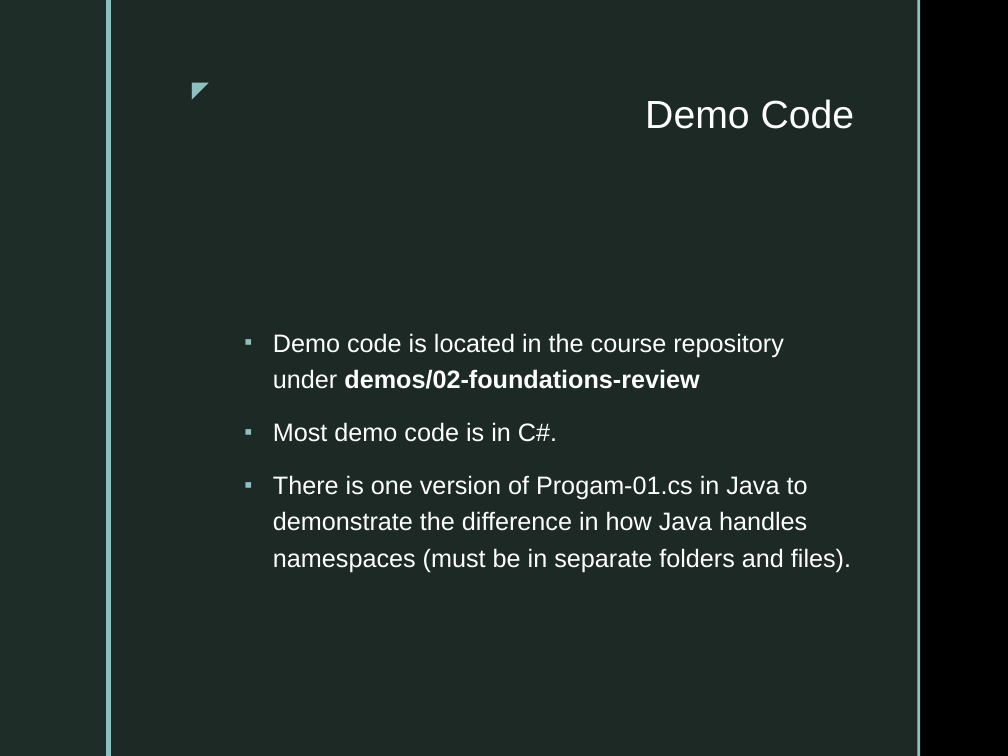
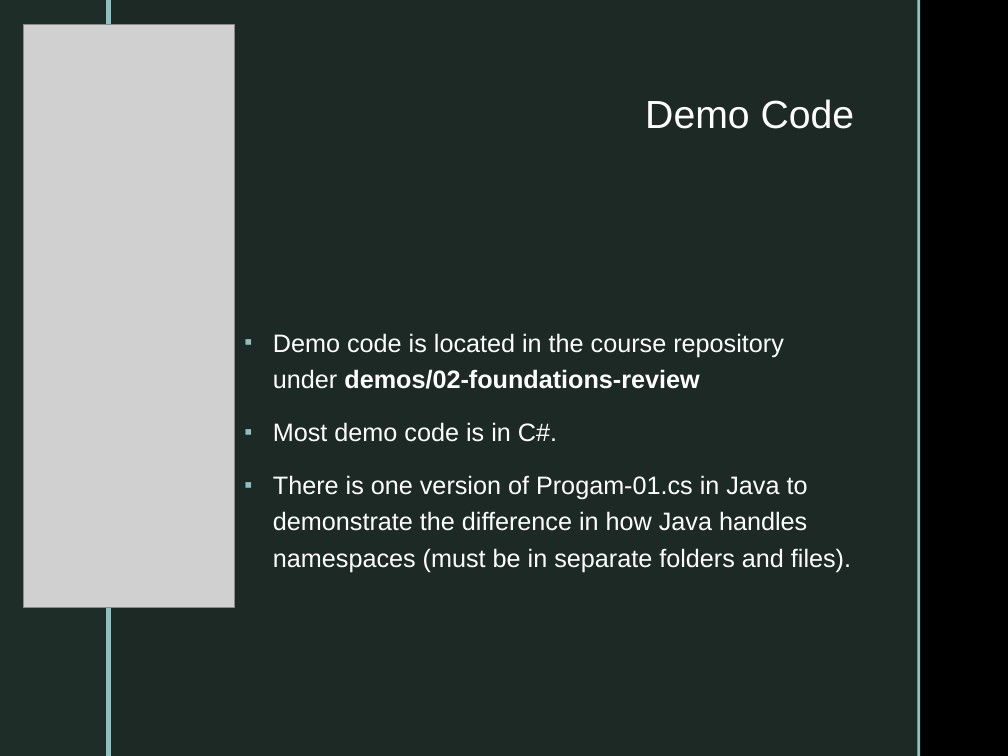
Before and after one commit to jeff-adkisson/swe-4743-spring-2026-oo-design, a slide deck: slide 4 of presentations/03-oo-foundations-review.pptx. Drawn at 1008x756 pixels with LibreOffice and Linux fonts; fonts in the diff are those of the drawing; grey boxes stand for pictures; background and template pictures are left out. Boxes give left, top, right and bottom in pixels: in the first picture for what was removed or moved away, otherwise in the second. Text is boxed around its words. In the diff, an @@ line names an element or a change of style, - is before the commit and + after.

Commit message:
Updated powerpoint for OO foundations.

```diff
--- a/presentations/03-oo-foundations-review.pptx
+++ b/presentations/03-oo-foundations-review.pptx
@@ picture added at (x1=23, y1=25, x2=234, y2=608) @@
@@ text removed at (x1=182, y1=71, x2=217, y2=108) @@
-◤
```
Also in this commit, not shown: 2 other files.
